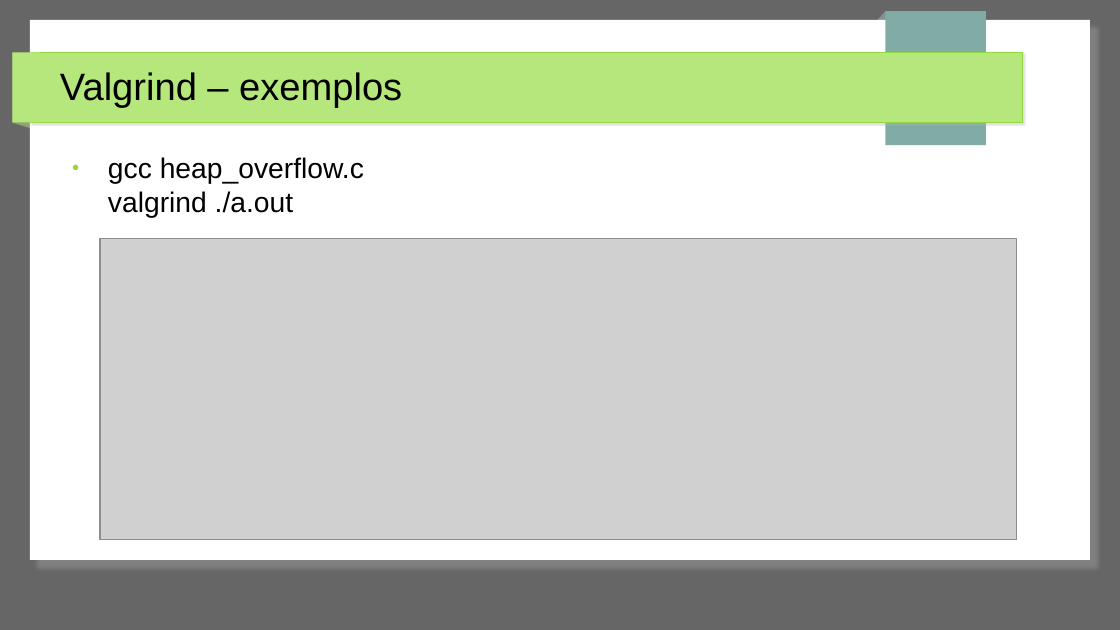
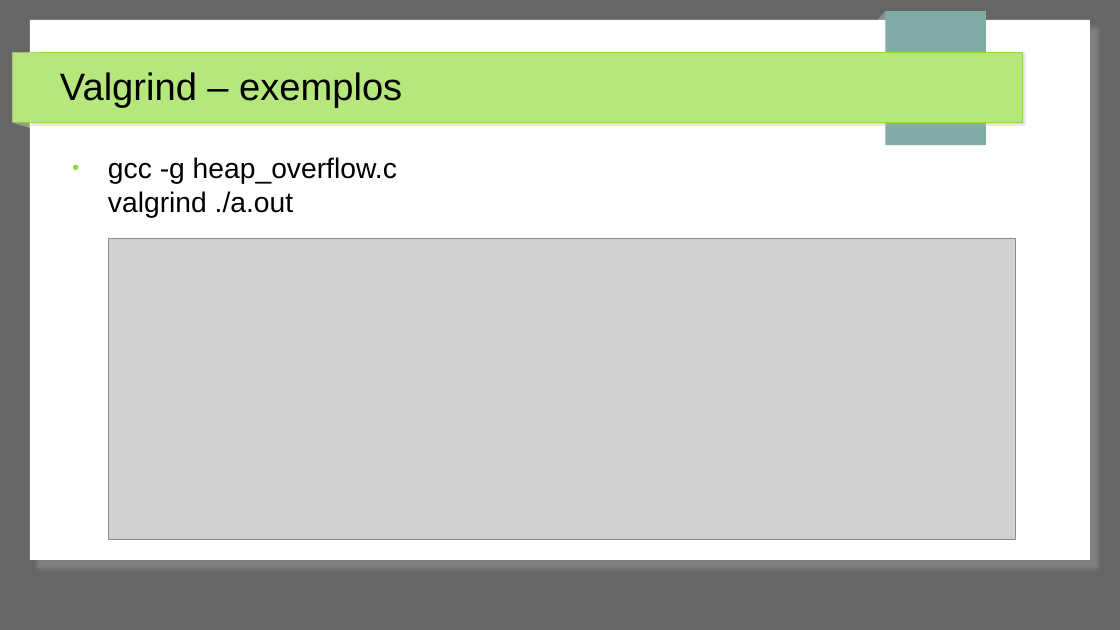
Before and after one commit to jpantonow/SB-T1-ANALISADORES, a slide deck: slide 23 of Slides.odp. Drawn at 1120x630 pixels with LibreOffice and Linux fonts; fonts in the diff are those of the drawing; grey boxes stand for pictures. Boxes give left, top, right and bottom in pixels: in the first picture for what was removed or moved away, otherwise in the second. Text is boxed around its words. In the diff, an @@ line names an element or a change of style, - is before the commit and + after.

```diff
--- a/Slides.odp
+++ b/Slides.odp
@@ text at (108, 157, 397, 218): text changed @@
-● gcc heap_overflow.c
-  valgrind ./a.out
+● gcc -g heap_overflow.c
+  valgrind ./a.out
@@ picture: place and size @@
-picture at (100, 239, 1016, 541)
+picture at (109, 239, 1016, 541)
```
Also in this commit, not shown: 7 other slides changed.
